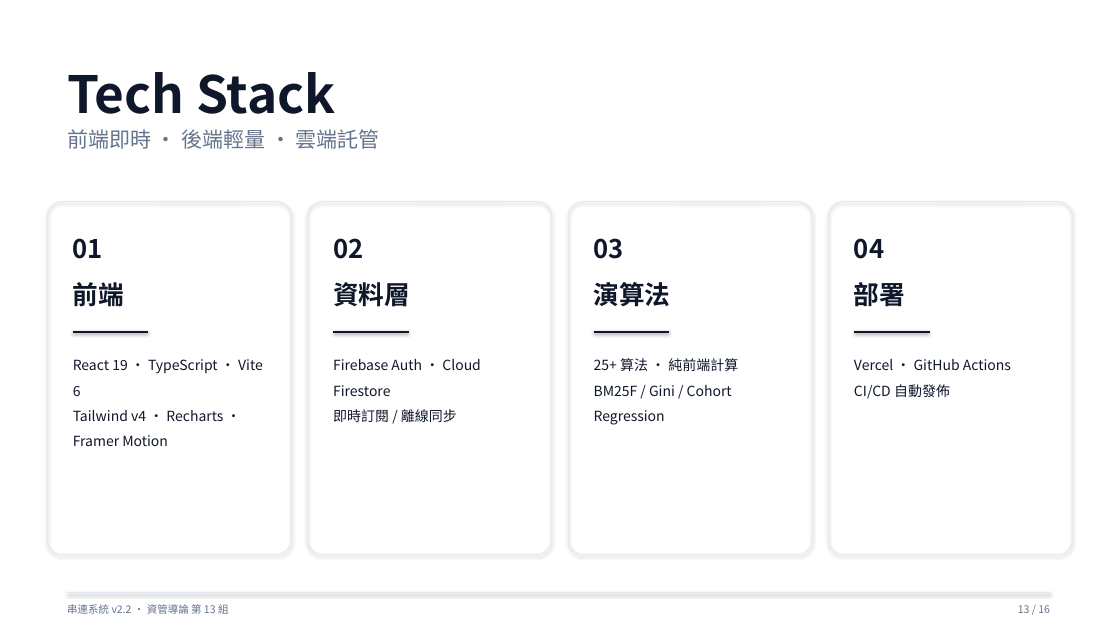
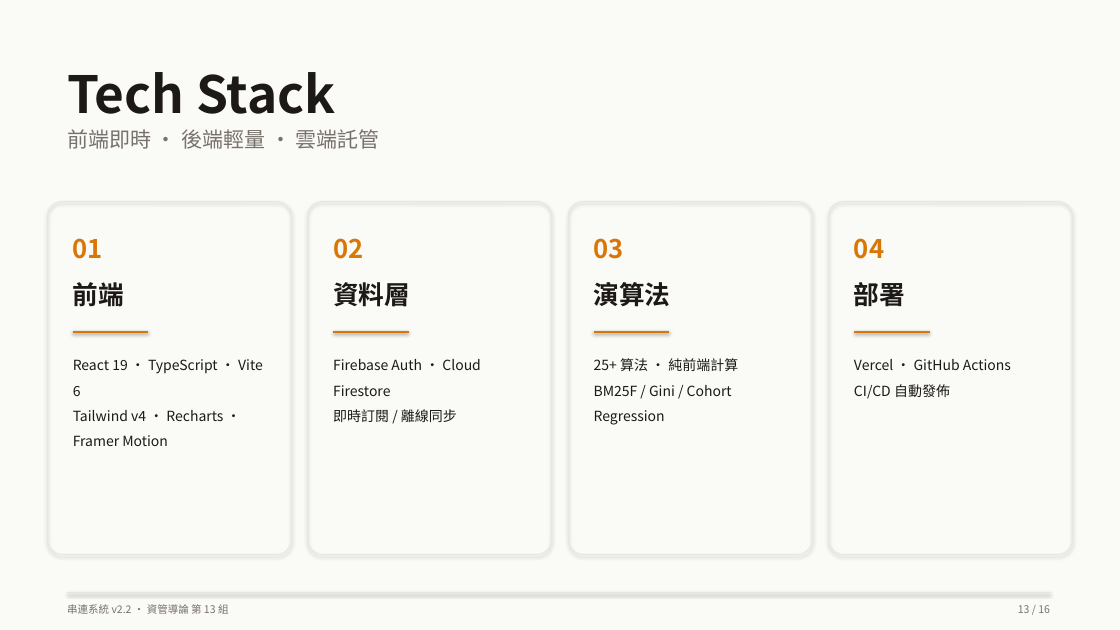
Before and after one commit to Peter2594/chuanlien-system-v2, a slide deck: slide 13 of docs/串連系統_簡報.pptx. Drawn at 1120x630 pixels with LibreOffice and Linux fonts; fonts in the diff are those of the drawing. Boxes give left, top, right and bottom in pixels: in the first picture for what was removed or moved away, otherwise in the second. Text is boxed around its words. In the diff, an @@ line names an element or a change of style, - is before the commit and + after.

```diff
--- a/docs/串連系統_簡報.pptx
+++ b/docs/串連系統_簡報.pptx
@@ rectangle at [0,0,1120,630]: fill #FFFFFF to #FAFAF7 @@
@@ outline #E2E8F0 0.75 pt to #E7E5E0 0.75 pt in 4 elements at [48,202,292,555], [308,202,552,555], [569,202,812,555], [829,202,1073,555] @@
@@ text colour #0F172A to #D97706 in 4 elements at [73,238,103,259], [333,238,363,259], [594,238,624,259], [854,238,884,259] @@
@@ line (73, 332) - (149, 332): stroke #0F172A 2 pt to #D97706 2 pt @@
@@ line (334, 332) - (409, 332): stroke #0F172A 2 pt to #D97706 2 pt @@
@@ line (594, 332) - (670, 332): stroke #0F172A 2 pt to #D97706 2 pt @@
@@ text colour #0F172A to #1C1917 in 9 elements at [67,72,335,114], [73,282,124,307], [73,359,263,446], [333,282,410,307], [333,359,481,422], [594,282,671,307], [594,358,738,425], [854,282,905,306], [854,359,1011,399] @@
@@ line (854, 332) - (930, 332): stroke #0F172A 2 pt to #D97706 2 pt @@
@@ text colour #64748B to #78716C in 3 elements at [67,129,380,149], [67,604,229,614], [1018,605,1050,613] @@
```
Also in this commit, not shown: 15 other slides changed, 1 other file.
